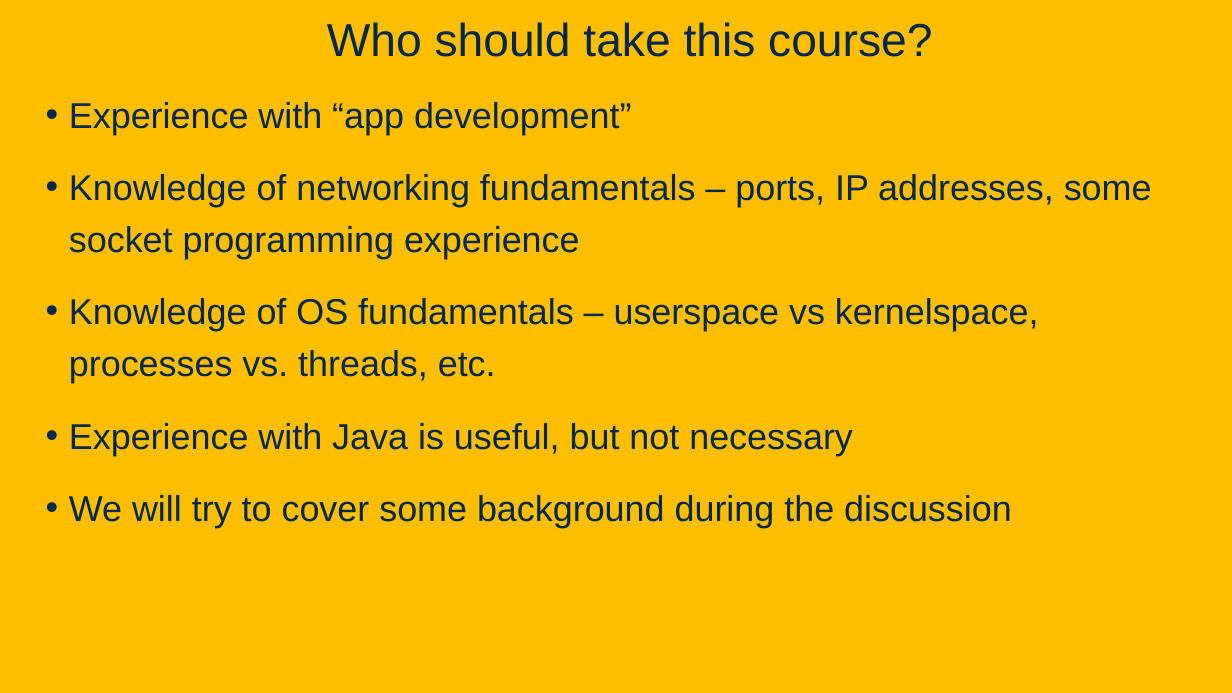
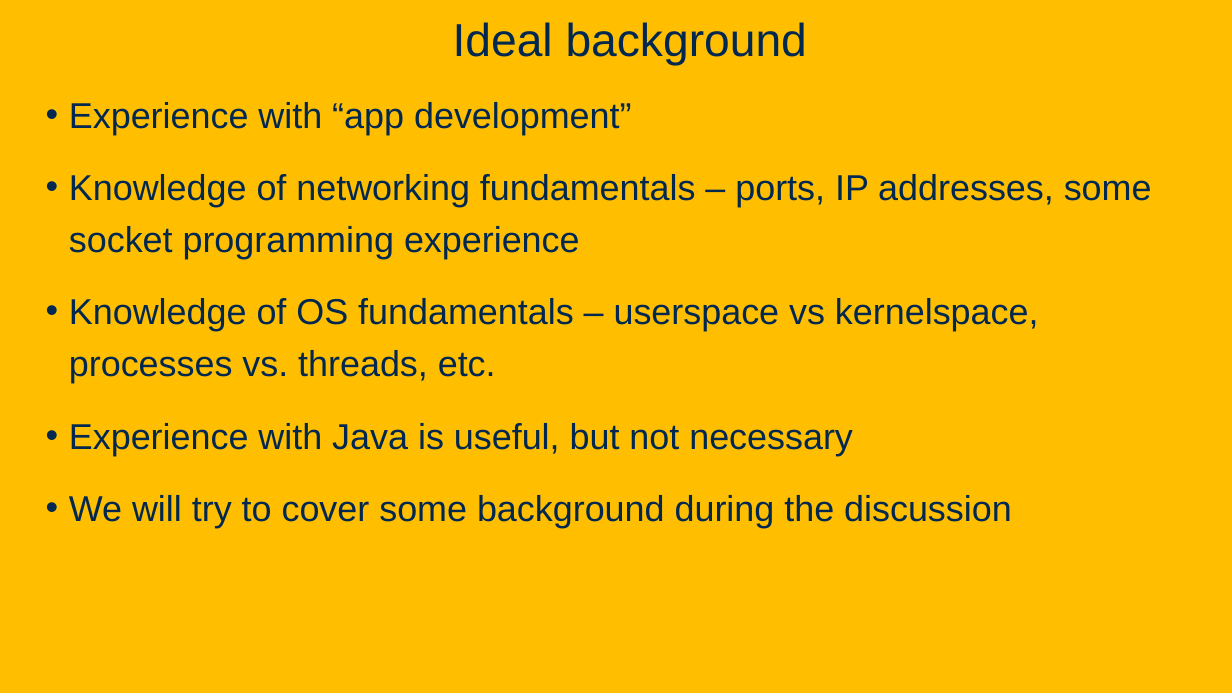
Before and after one commit to davsec-teaching/ECS_160, a slide deck: slide 23 of slides/Intro.pptx. Drawn at 1232x693 pixels with LibreOffice and Linux fonts; fonts in the diff are those of the drawing; background and template pictures are left out. Boxes give left, top, right and bottom in pixels: in the first picture for what was removed or moved away, otherwise in the second. Text is boxed around its words. In the diff, an @@ line names an element or a change of style, - is before the commit and + after.

```diff
--- a/slides/Intro.pptx
+++ b/slides/Intro.pptx
@@ title at bbox=[453, 22, 807, 66]: text changed @@
-Who should take this course?
+Ideal background
```
Also in this commit, not shown: 2 other slides changed, 1 other file.
